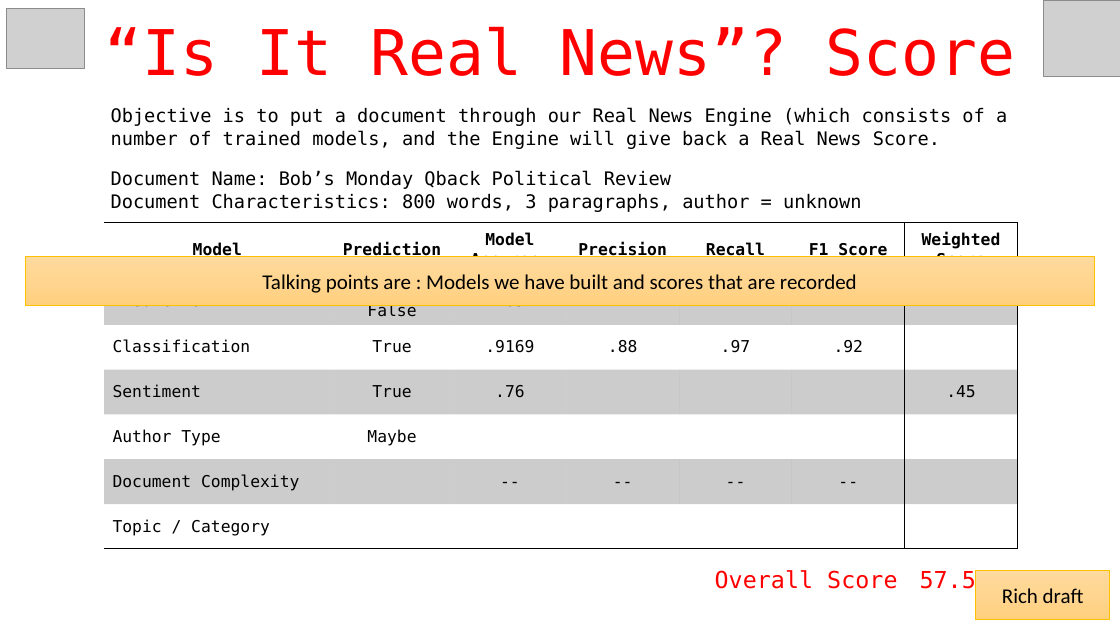
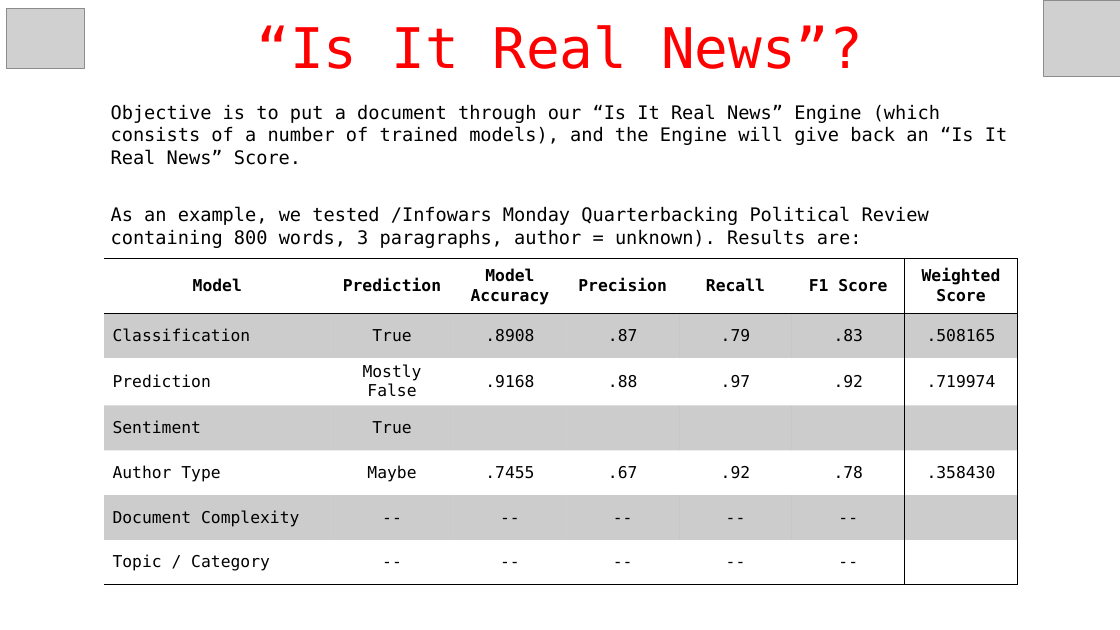
Before and after one commit to richpatanalytics/FakeNewsAnalysis, a slide deck: slide 3 of FakeNewsProjectPresentation.pptx. Drawn at 1120x630 pixels with LibreOffice and Linux fonts; fonts in the diff are those of the drawing; grey boxes stand for pictures. Boxes give left, top, right and bottom in pixels: in the first picture for what was removed or moved away, otherwise in the second. Text is boxed around its words. In the diff, an @@ line names an element or a change of style, - is before the commit and + after.

```diff
--- a/FakeNewsProjectPresentation.pptx
+++ b/FakeNewsProjectPresentation.pptx
@@ text at (257,25,863,69): text changed; size 54 to 48 pt @@
-“Is It Real News”? Score
+“Is It Real News”?
@@ text at (111,104,1007,165): text changed @@
-Objective is to put a document through our Real News Engine (which consists of a number of trained models, and the Engine will give back a Real News Score.
+Objective is to put a document through our “Is It Real News” Engine (which consists of a number of trained models), and the Engine will give back an “Is It Real News” Score.
@@ text at (111,206,929,248): text changed @@
-Document Name: Bob’s Monday Qback Political Review
-Document Characteristics: 800 words, 3 paragraphs, author = unknown
+As an example, we tested /Infowars Monday Quarterbacking Political Review containing 800 words, 3 paragraphs, author = unknown). Results are:
@@ rectangle removed at (25,256,1095,305) @@
-Talking points are : Models we have built and scores that are recorded
@@ table at (104,259,1017,585) @@
-row 2: Prediction | Maybe False | .85 |  |  |  | .27
+row 2: Classification | True | .8908 | .87 | .79 | .83 | .508165
-row 3: Classification | True | .9169 | .88 | .97 | .92 | 
+row 3: Prediction | Mostly False | .9168 | .88 | .97 | .92 | .719974
-row 4, column 3: .76
+row 4, column 3: 
-row 4, column 7: .45
+row 4, column 7: 
-row 5: Author Type | Maybe |  |  |  |  | 
+row 5: Author Type | Maybe | .7455 | .67 | .92 | .78 | .358430
-row 6, column 2: 
+row 6, column 2: --
-row 7: Topic / Category |  |  |  |  |  | 
+row 7: Topic / Category | -- | -- | -- | -- | -- | 
@@ table: place and size @@
-table at (104,223,1017,549)
+table at (104,259,1017,585)
@@ text removed at (715,570,897,589) @@
-Overall Score
@@ text removed at (920,570,1004,594) @@
-57.54%
@@ rectangle removed at (976,571,1110,619) @@
-Rich draft
```
Also in this commit, not shown: 7 other slides changed, 4 slides added, 6 slides removed.
